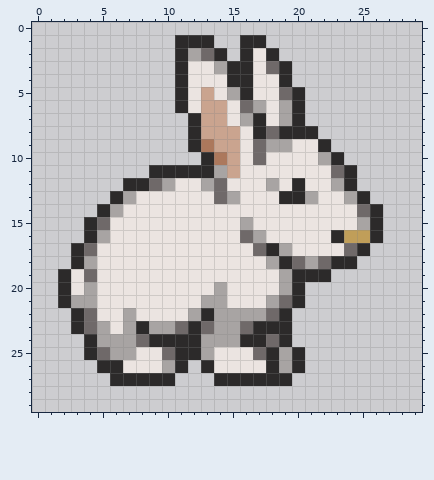
Pixel-art sprite: resources/Bunny/BunnyRight.png. The first picture shows the starting point.
The file is 60x60 pixels, drawn in blocks of 2x2; one block is one cell here.
The same view after the edit:
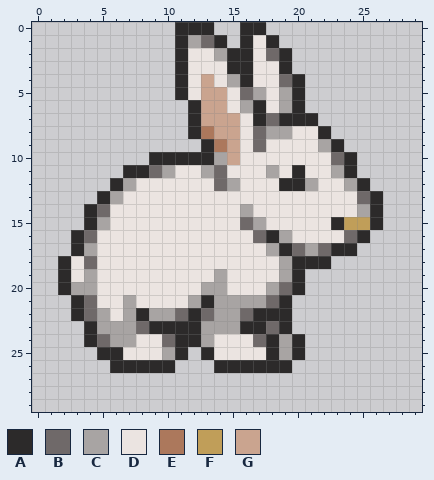
Palette (. is transparent): A #2c2a2a  B #6f6969  C #a8a4a3  D #ebe4e1  E #ac785c  F #c09e59  G #caa48f
Edits made:
y 0: x 11..13 ... -> AAA; x 16..17 .. -> AA
y 1: x 12..14 AA. -> CBA; x 17..18 A. -> DA
y 2: x 12..15 CBA. -> DDCA; x 18..19 A. -> BA
y 3: x 14 C -> D; x 18 B -> D
y 4: x 13 D -> G; x 15 A -> C; x 19..20 A. -> BA
y 5: x 14..17 DCAD -> GDBC; x 19 B -> C
y 6: x 11..12 AD -> .A; x 16..17 BC -> CA
y 7: x 15..16 DC -> GD; x 18..19 DC -> BA; x 21 . -> A
y 8: x 13 G -> E; x 17..22 ABAAA. -> BCCDDA
y 9: x 12..14 AEG -> .AE; x 18..19 CC -> DD; x 22..23 A. -> CA
y 10: x 9..12 .... -> AAAA; x 14 E -> C; x 17 B -> D; x 22..24 CA. -> DBA
y 11: x 7..15 ..AAAAACG -> AABCDDCBD; x 18 D -> C; x 20 D -> A; x 23 B -> C
y 12: x 6..10 .AABC -> ACDDD; x 13 C -> D; x 15 D -> C; x 18..19 CD -> DA; x 21 D -> C; x 23..25 CA. -> DCA
y 13: x 5..7 .AC -> ACD; x 14..15 BC -> DD; x 19..21 AAC -> DDD; x 24..26 CA. -> DBA
y 14: x 4..6 .AC -> ABD; x 16 D -> C; x 25 B -> C
y 15: x 5 B -> C; x 16..17 CD -> BC; x 23..25 DDC -> AFF
y 16: x 3..5 .AC -> ABD; x 16..19 BCDD -> DBAC; x 23..26 AFFA -> DBA.
y 17: x 4 B -> C; x 17..25 BACDDDDBA -> DCABCBAA.
y 18: x 2..4 .AC -> ADB; x 18..24 CABCBAA -> DCAAA..
y 19: x 4 B -> C; x 14 D -> C; x 21..22 AA -> ..
y 20: x 3 D -> C; x 13 D -> C; x 18..19 DC -> CB
y 21: x 2..4 ACC -> .AB; x 7 D -> C; x 12..13 DC -> CA; x 15..20 DDDCBA -> CCCBA.
y 22: x 5 D -> C; x 8..13 DDDDCA -> ACCBAB; x 16..18 CCB -> BAA
y 23: x 3..4 AB -> .A; x 6 D -> C; x 8..11 ACCB -> BAAA; x 13 B -> C; x 16 B -> A; x 18 A -> B
y 24: x 5 C -> B; x 8..10 BAA -> DDB; x 14..20 CCAABA. -> DDDBACA
y 25: x 4..7 ABCC -> .AAD; x 10 B -> C; x 12..13 AC -> .A; x 17 B -> D
y 26: x 5 A -> .; x 7..11 DDDCA -> AAAA.; x 13..17 ADDDD -> .AAAA; x 19..20 CA -> A.
y 27: x 6..10 AAAAA -> .....; x 14..19 AAAAAA -> ......
Changed places in both pictures, as pixel boxes (x1, y1, x2, y2):
changed: (58, 22, 383, 386)
